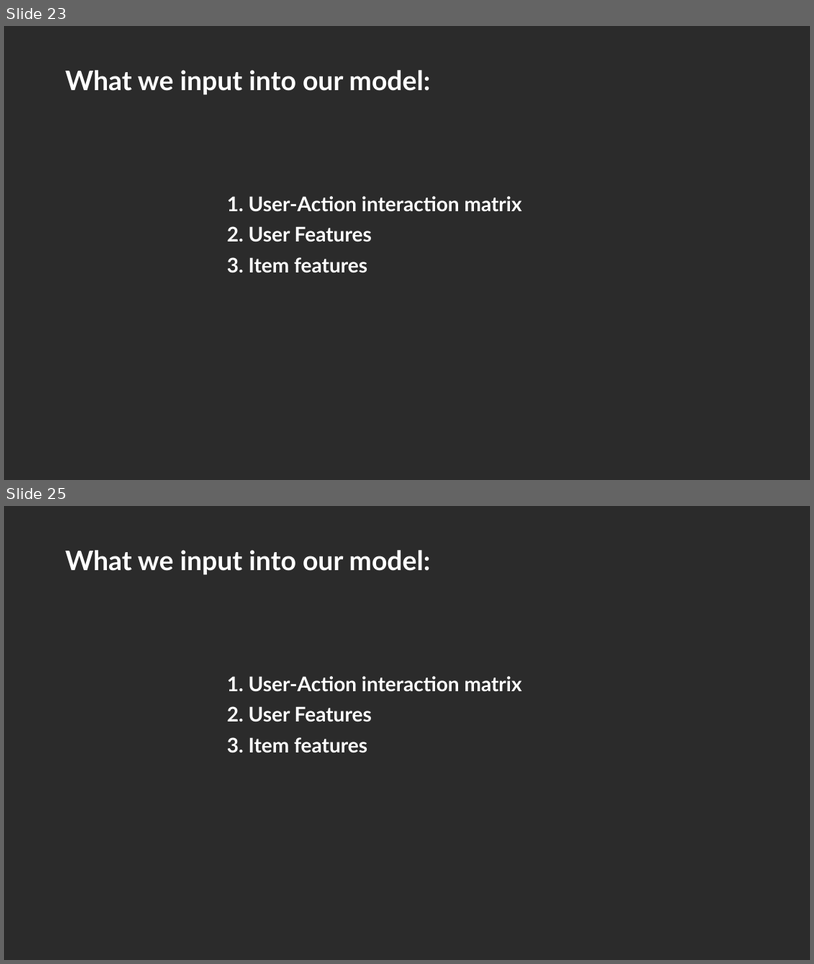
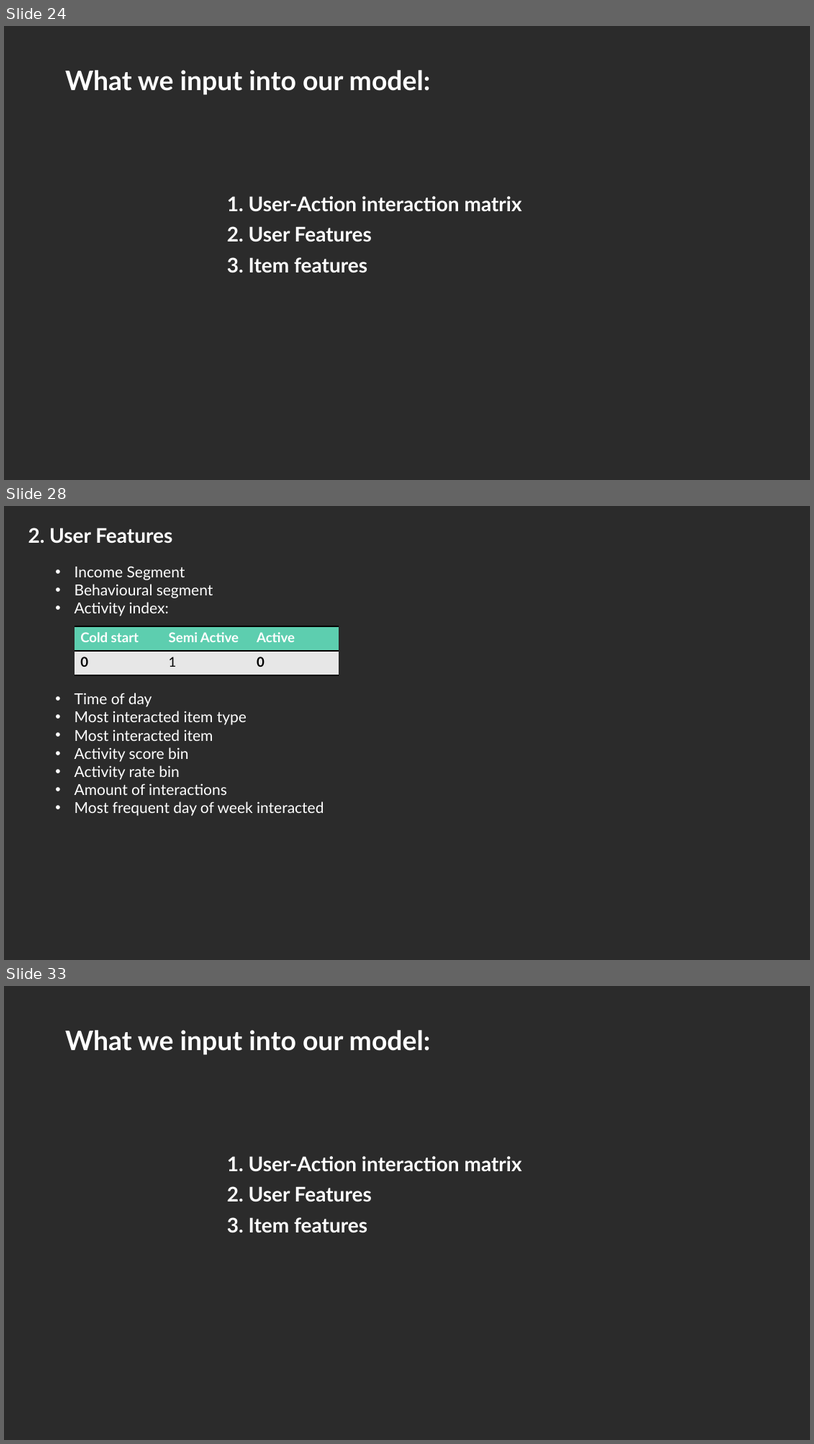
Before and after one commit to lizesteyn/FNBdataquest, a slide deck: Presentation1.pptx. Shown one above the other, each under a label of ours: slides 23 and 25 before the commit, slides 24, 28 and 33 after it; the slides between them are not shown. The pictures are 814x964 and 814x1444 pixels, drawn with LibreOffice and Linux fonts; fonts in the diff are those of the drawing; background and template pictures are left out; a plain dark background stands for a picture behind light text. Boxes give left, top, right and bottom in pixels: in the first picture for what was removed or moved away, otherwise in the second. Text is boxed around its words. In the diff, an @@ line names an element or a change of style, - is before the commit and + after.

```diff
--- a/Presentation1.pptx
+++ b/Presentation1.pptx
@@ slide 28 added at <box>4,506,810,960</box>, background picture (left out) @@
@@ text added at <box>28,528,172,543</box>, 24 pt, text #FFFFFF, bold @@
+2. User Features
@@ text added at <box>75,566,324,816</box>, 18 pt, text #FFFFFF @@
+• Income Segment
+• Behavioural segment
+• Activity index:
+• Time of day
+• Most interacted item type
+• Most interacted item
+• Activity score bin
+• Activity rate bin
+• Amount of interactions
+• Most frequent day of week interacted
@@ table added at <box>74,626,339,675</box>, 2 rows, 3 columns @@
+Cold start | Semi Active | Active
+0 | 1 | 0
@@ what was slide 23 is now slide 24 @@
@@ what was slide 25 is now slide 33 @@
```
Also in this commit, not shown: 3 slides changed, 12 other slides added, 1 other file.
